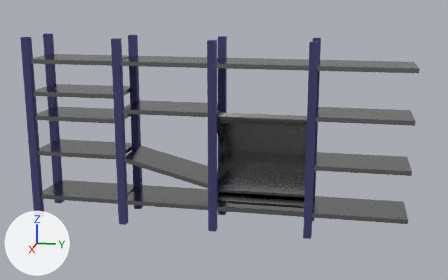
Two versions of the Blender file assets/shelves-2.blend, one commit apart.
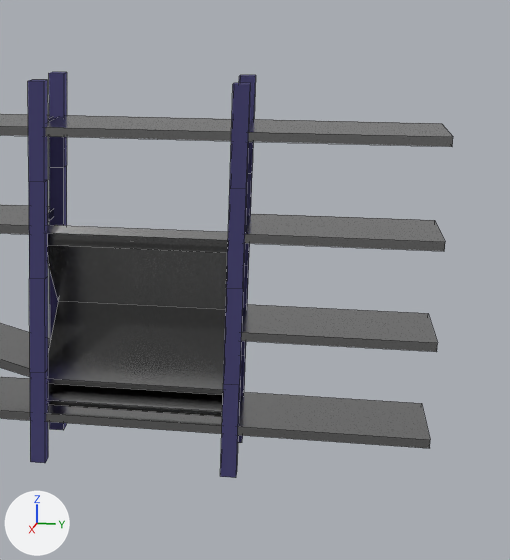
Old and new are each drawn whole from a 50 mm lens placed at (50.5, 26.7, 20.1), pointed at (0.0, 16.6, 7.4) and again close up on the part from 43% to 100% of the width and 0% to 100% of the height. Arrows for +X, +Y and +Z are at lower left; the lights stay in place. The close-ups show mesh edges as thin lines.

Objects in the first close-up: 'shelf-1'.
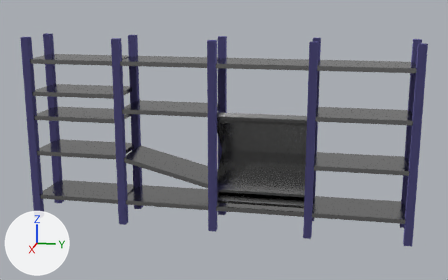
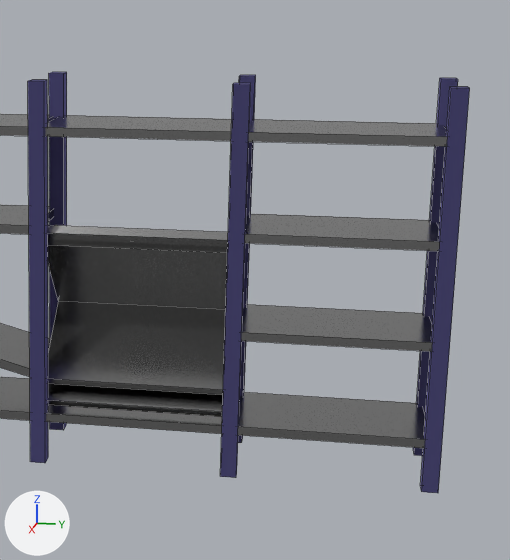
Patch to the scene script:
```diff
--- a/assets/shelves-2.blend.py
+++ b/assets/shelves-2.blend.py
@@ me_cube @@
 # used by ob_shelf_1; location = (0.0, 0.0, 0.0)
-me_cube.from_pydata(...)  # 312 vertices, 282 faces; spans x -2.3..2.3, y -0.3..31.9, z 0.0..16.0
+me_cube.from_pydata(...)  # 232 vertices, 174 faces; spans x -2.3..2.3, y -0.3..32.3, z 0.0..16.0
+# me_cube part 1: a new loose piece, a box spanning x -2.32..-1.68, y 31.68..32.32, z 0.0..16.0, in mat_pillars (blue #7f7bc1)
+# me_cube part 2: a new loose piece, a box spanning x 1.68..2.32, y 31.68..32.32, z 0.0..16.0, in mat_pillars (blue #7f7bc1)
+# me_cube part 3
+# 24 vertices are removed from x -2.3..2.3, y 15.7..16.3, z 4.0..12.0
+# 38 faces are deleted
+# 8 new faces join them, mat_pillars (blue #7f7bc1)
+# me_cube part 4
+# 24 vertices are removed from x -2.3..2.3, y 23.7..24.3, z 4.0..12.0
+# 38 faces are deleted
+# 8 new faces join them, mat_pillars (blue #7f7bc1)
 me_cube.materials.append(mat_pillars)
```

Boxes [x1, y1, x2, y2] around the edits, measured in the close-ups (510 x 560 px):
'shelf-1', reshaped: before [0, 72, 453, 478]; after [0, 72, 470, 493]
part 1 of me_cube, added (blue): after [413, 78, 458, 456]
part 2 of me_cube, added (blue): after [420, 86, 470, 493]
part 3 of me_cube, cut back: [28, 72, 67, 463] in both
part 4 of me_cube, cut back: [220, 76, 256, 478] in both
